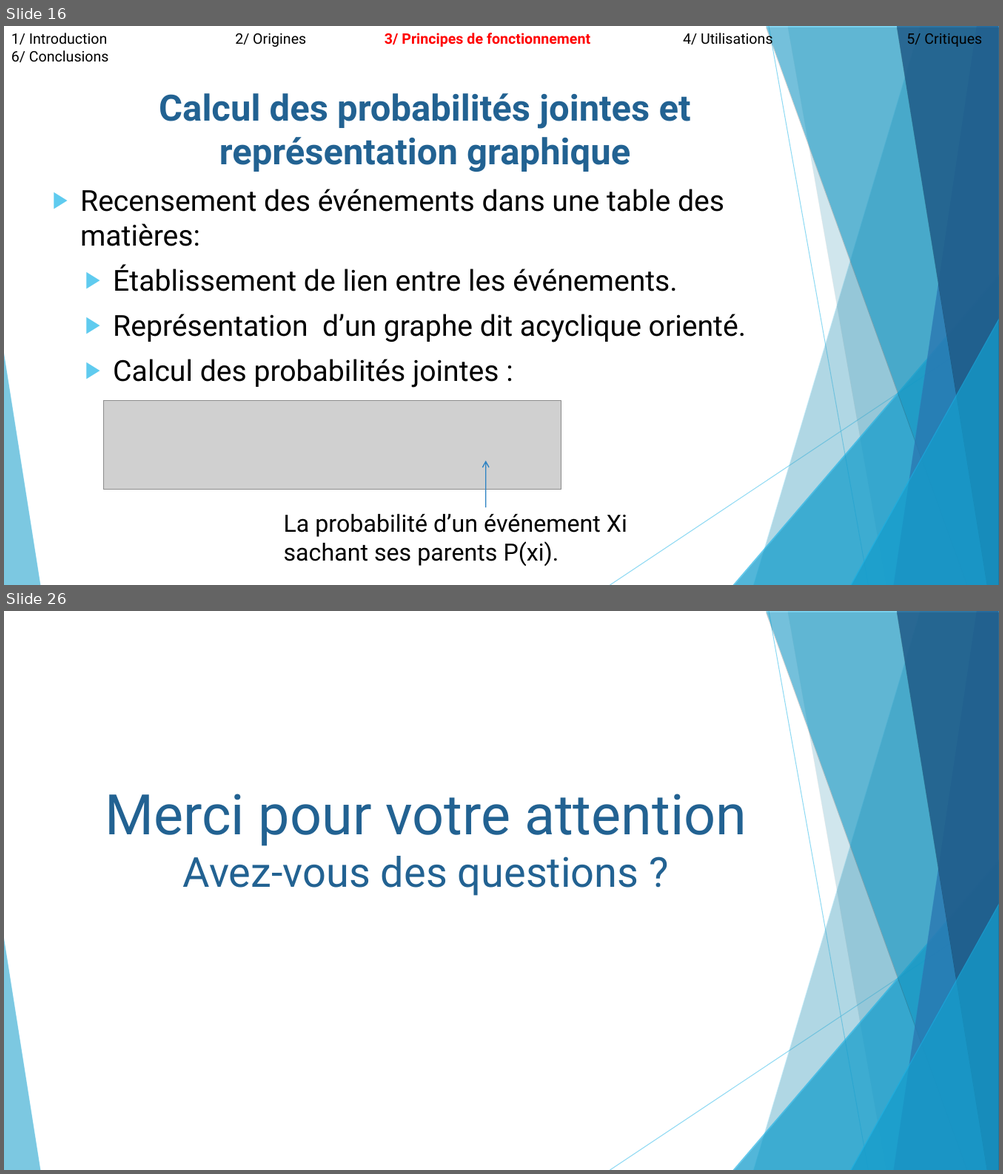
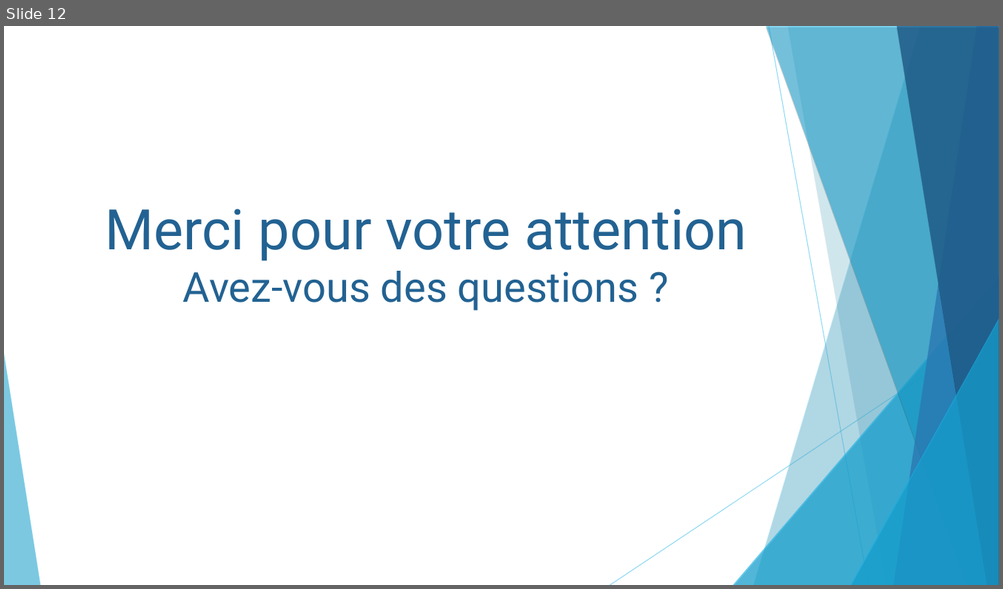
Before and after one commit to ComeBurguburu/AmbianceShowRoom, a slide deck: docs/Presentation orale.odp. Shown one above the other, each under a label of ours: slides 16 and 26 before the commit, slide 12 after it; the slides between them are not shown. The pictures are 1003x1174 and 1003x589 pixels, drawn with LibreOffice and Linux fonts; fonts in the diff are those of the drawing; grey boxes stand for pictures. Boxes give left, top, right and bottom in pixels: in the first picture for what was removed or moved away, otherwise in the second. Text is boxed around its words. In the diff, an @@ line names an element or a change of style, - is before the commit and + after.

```diff
--- a/docs/Presentation orale.odp
+++ b/docs/Presentation orale.odp
@@ slide 16 removed at [4,26,999,585], background #FFFFFF; not listed: 10 template elements that a slide beside it also shows @@
@@ text removed at [11,30,982,48] @@
-1/ Introduction 2/ Origines 3/ Principes de fonctionnement 4/ Utilisations 5/ Critiques 6/ Conclusions
@@ text removed at [80,93,745,388] @@
-Calcul des probabilités jointes et représentation graphique
-▶ Recensement des événements dans une table des matières:
-  ▶ Établissement de lien entre les événements.
-  ▶ Représentation d’un graphe dit acyclique orienté.
-  ▶ Calcul des probabilités jointes :
@@ picture removed at [103,401,560,490] @@
@@ arrow removed from (486, 508) to (486, 461) @@
@@ text removed at [284,514,627,566] @@
-La probabilité d’un événement Xi sachant ses parents P(xi).
@@ what was slide 26 is now slide 12 @@
```
Also in this commit, not shown: 3 slides changed, 7 slides added, 20 other slides removed, 5 other files.
